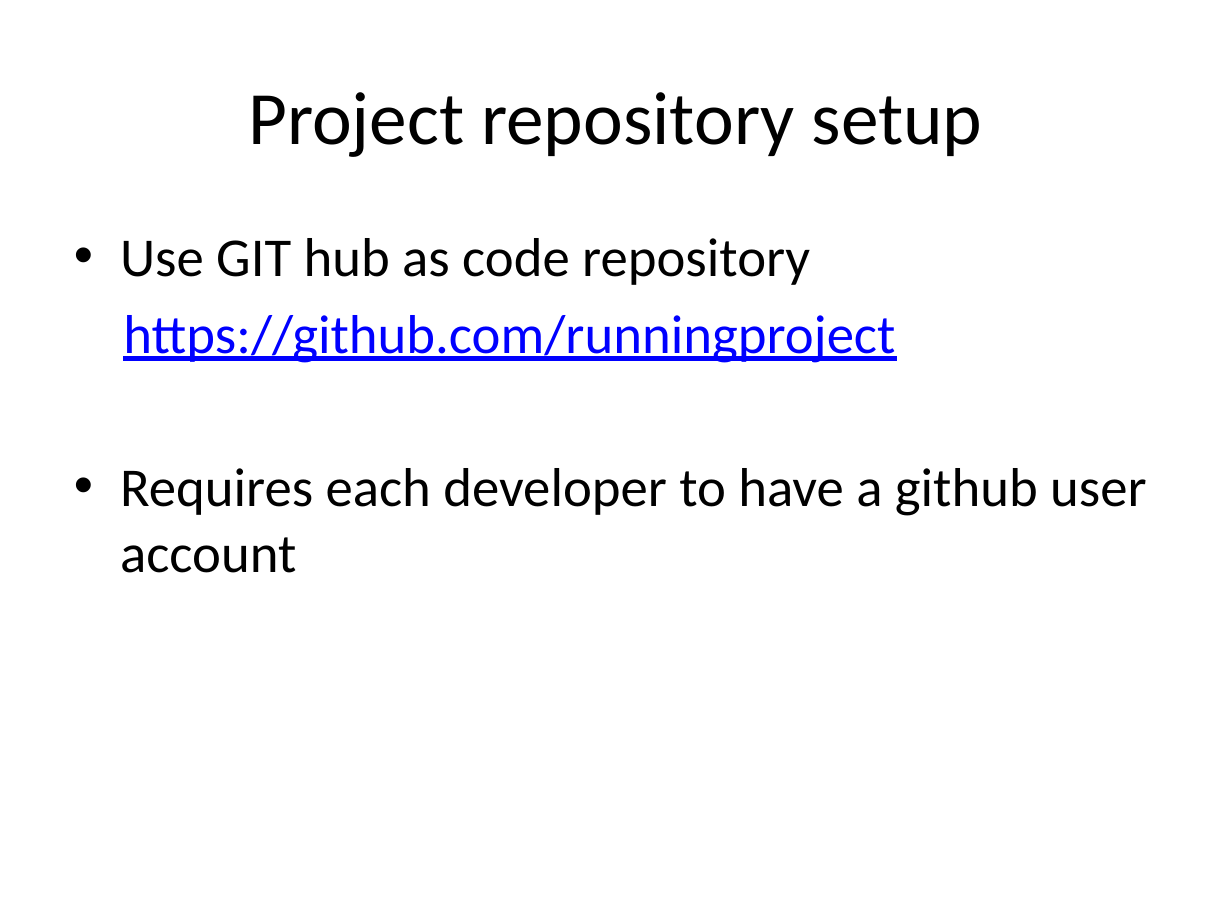
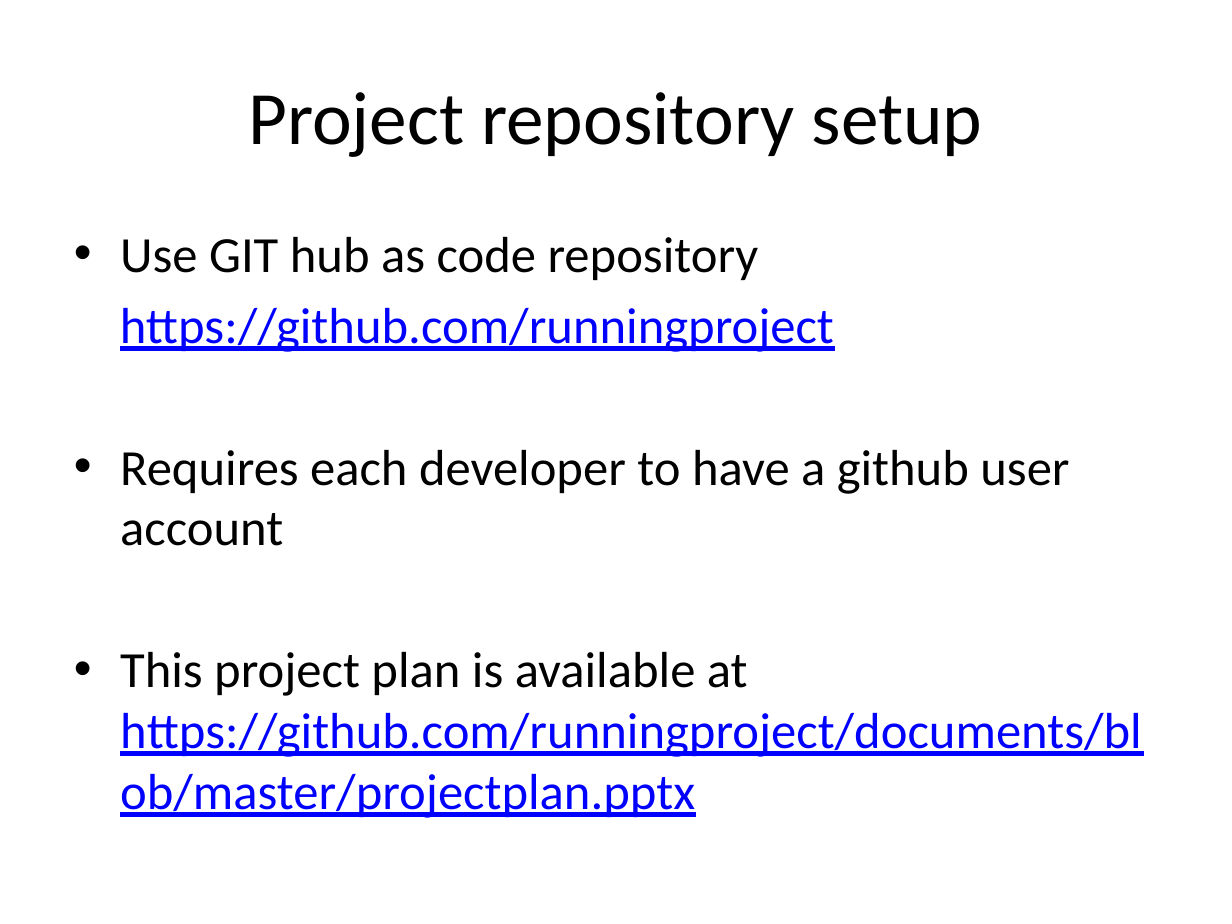
Before and after one commit to runningproject/documents, a slide deck: slide 9 of projectplan.pptx. Drawn at 1232x924 pixels with LibreOffice and Linux fonts; fonts in the diff are those of the drawing. Boxes give left, top, right and bottom in pixels: in the first picture for what was removed or moved away, otherwise in the second. Text is boxed around its words. In the diff, an @@ line names an element or a change of style, - is before the commit and + after.

```diff
--- a/projectplan.pptx
+++ b/projectplan.pptx
@@ text at box(120, 237, 1069, 546): size 32 to 29.6 pt in "Use GIT hub as code repository", "https://github.com/runningproject", "Requires each developer to have a github ..." @@
@@ text at box(120, 652, 1142, 818): paragraph added @@
+• This project plan is available at https://github.com/runningproject/documents/blob/master/projectplan.pptx
```
Also in this commit, not shown: 3 other slides changed.
